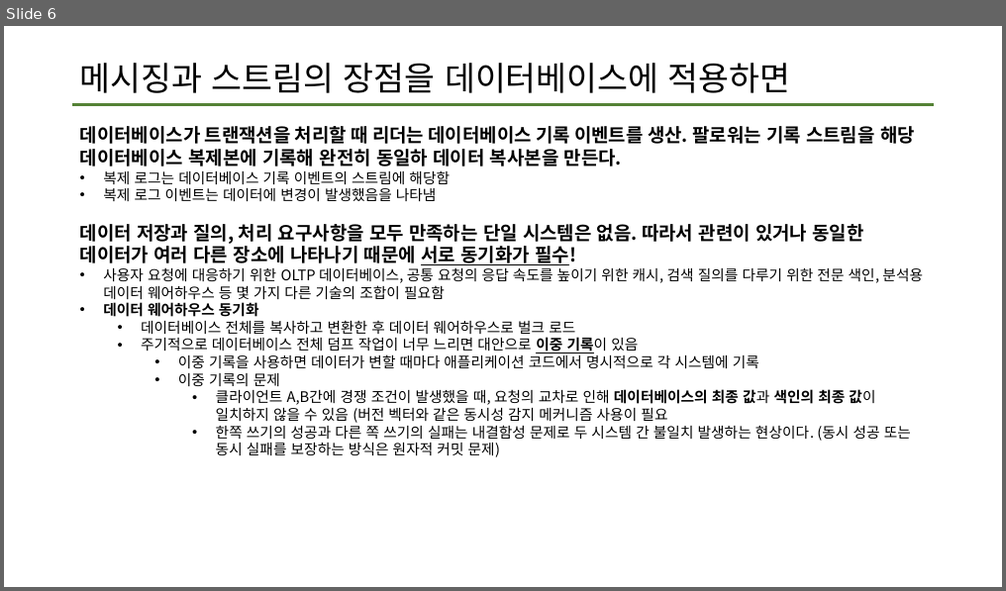
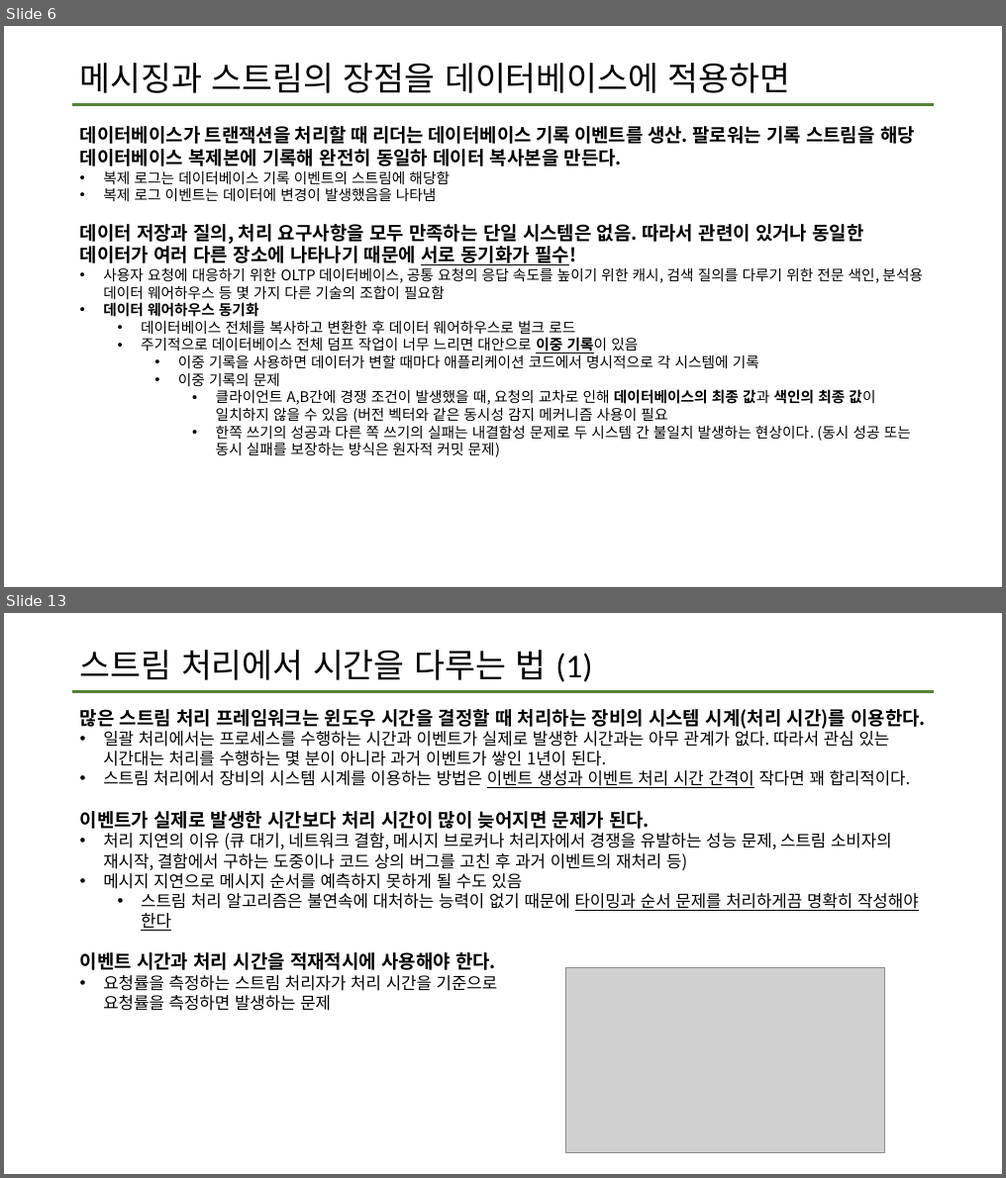
Before and after one commit to data-system-wiki/designing-data-intensive-applications, a slide deck: resources/chapter 11 summary.pptx. Shown one above the other, each under a label of ours: slide 6 before the commit, slides 6 and 13 after it; the slides between them are not shown. The pictures are 1006x591 and 1006x1178 pixels, drawn with LibreOffice and Linux fonts; fonts in the diff are those of the drawing; grey boxes stand for pictures. Boxes give left, top, right and bottom in pixels: in the first picture for what was removed or moved away, otherwise in the second. Text is boxed around its words. In the diff, an @@ line names an element or a change of style, - is before the commit and + after.

Commit message:
11장 마지막 업데이트
스트림처리에서 내결함성 문제를 해결하는 방법까지

```diff
--- a/resources/chapter 11 summary.pptx
+++ b/resources/chapter 11 summary.pptx
@@ slide 13 added at (4, 613, 1002, 1174), background #FFFFFF; not listed: 1 template element that a slide beside it also shows @@
@@ title added at (80, 650, 592, 682), 32 pt, text #000000 @@
+스트림 처리에서 시간을 다루는 법 (1)
@@ text added at (80, 709, 926, 1011), 16 pt, text #000000 @@
+많은 스트림 처리 프레임워크는 윈도우 시간을 결정할 때 처리하는 장비의 시스템 시계(처리 시간)를 이용한다.
+• 일괄 처리에서는 프로세스를 수행하는 시간과 이벤트가 실제로 발생한 시간과는 아무 관계가 없다. 따라서 관심 있는 시간대는 처리를 수행하는 몇 분이 아니라 과거 이벤트가 쌓인 1년이 된다.
+• 스트림 처리에서 장비의 시스템 시계를 이용하는 방법은 이벤트 생성과 이벤트 처리 시간 간격이 작다면 꽤 합리적이다.
+이벤트가 실제로 발생한 시간보다 처리 시간이 많이 늦어지면 문제가 된다.
+• 처리 지연의 이유 (큐 대기, 네트워크 결함, 메시지 브로커나 처리자에서 경쟁을 유발하는 성능 문제, 스트림 소비자의 재시작, 결함에서 구하는 도중이나 코드 상의 버그를 고친 후 과거 이벤트의 재처리 등)
+• 메시지 지연으로 메시지 순서를 예측하지 못하게 될 수도 있음
+  • 스트림 처리 알고리즘은 불연속에 대처하는 능력이 없기 때문에 타이밍과 순서 문제를 처리하게끔 명확히 작성해야 한다
+이벤트 시간과 처리 시간을 적재적시에 사용해야 한다.
+• 요청률을 측정하는 스트림 처리자가 처리 시간을 기준으로
+  요청률을 측정하면 발생하는 문제
@@ picture added at (566, 967, 885, 1154) @@
```
Also in this commit, not shown: 2 slides changed, 11 other slides added.
